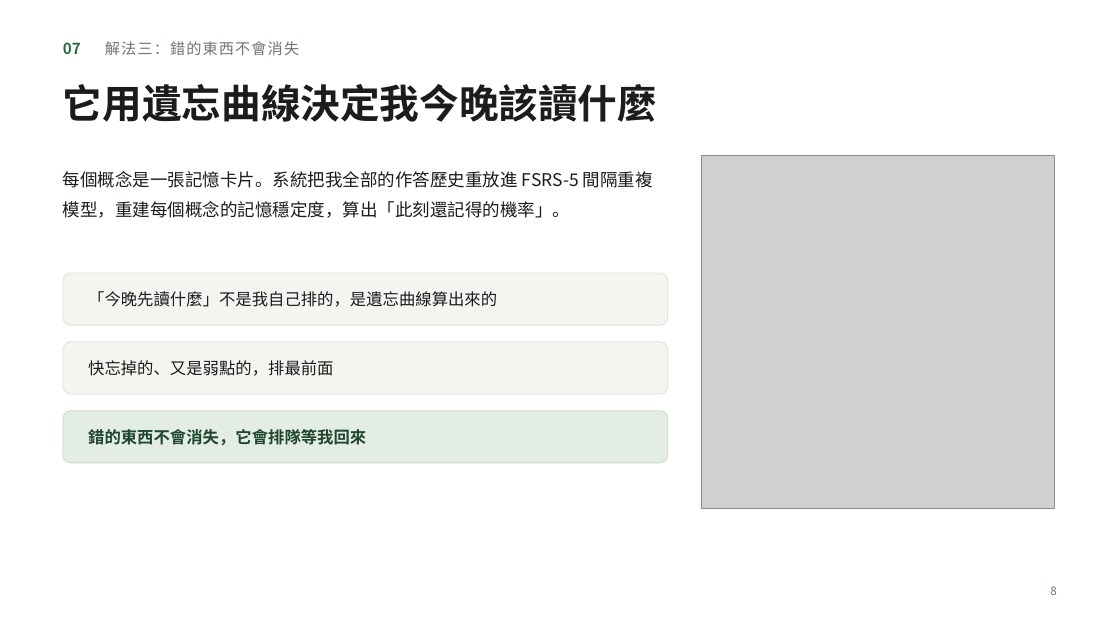
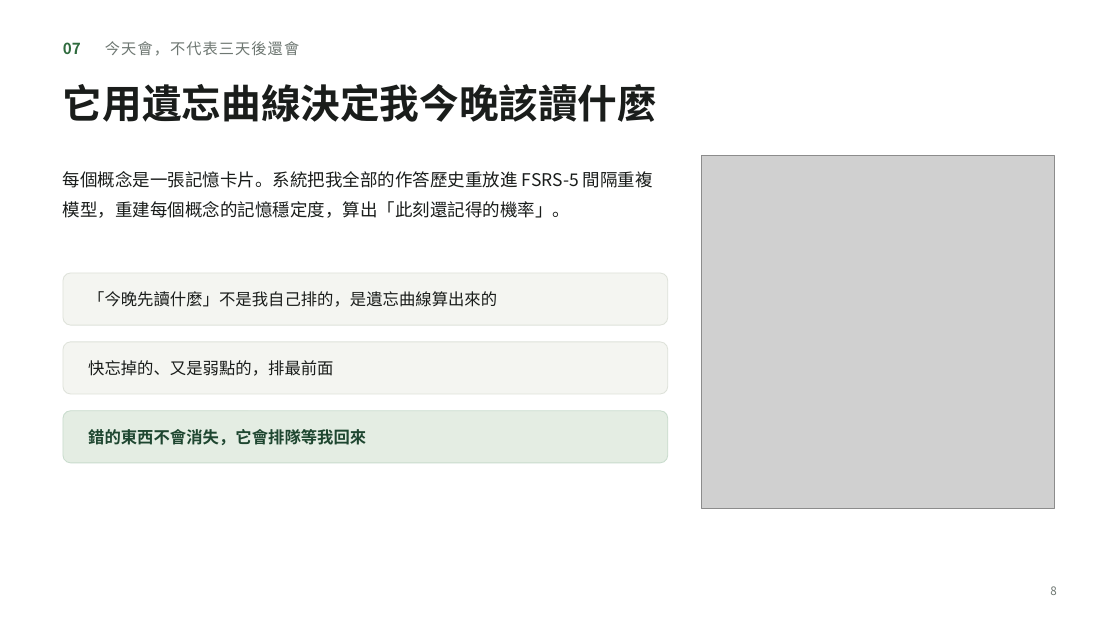
Before and after one commit to PeterTasi/avocado, a slide deck: slide 8 of AdaptLearn-6min.pptx. Drawn at 1120x630 pixels with LibreOffice and Linux fonts; fonts in the diff are those of the drawing; grey boxes stand for pictures. Boxes give left, top, right and bottom in pixels: in the first picture for what was removed or moved away, otherwise in the second. Text is boxed around its words. In the diff, an @@ line names an element or a change of style, - is before the commit and + after.

```diff
--- a/AdaptLearn-6min.pptx
+++ b/AdaptLearn-6min.pptx
@@ text at (105, 41, 299, 56): text changed @@
-解法三：錯的東西不會消失
+今天會，不代表三天後還會
```
Also in this commit, not shown: 6 other slides changed, 1 other file.
